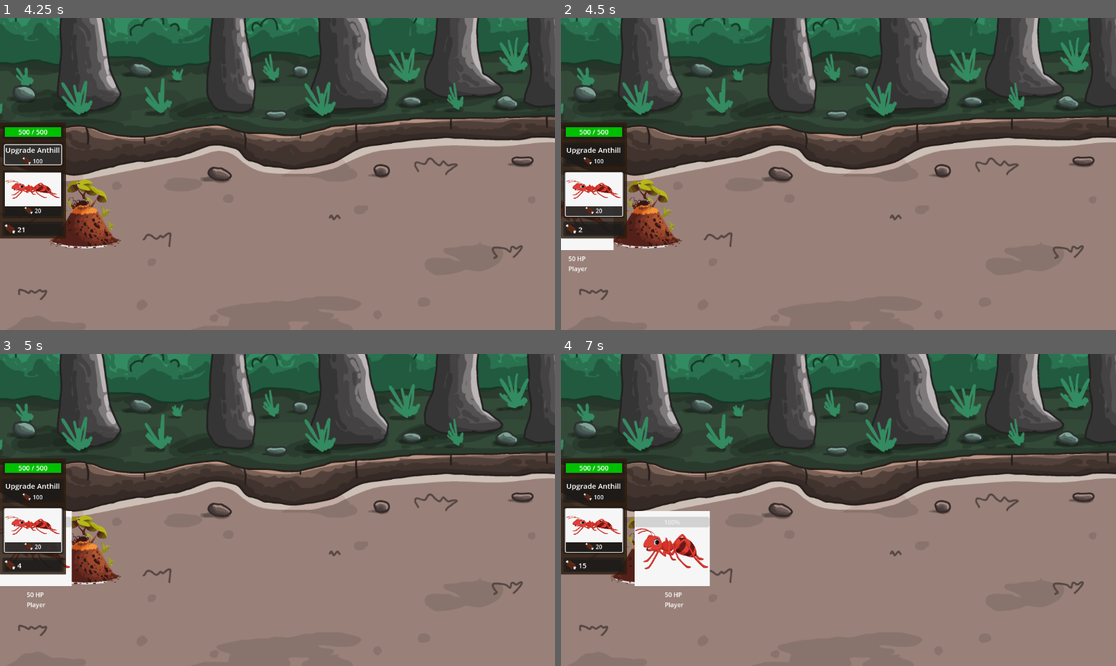
Above: before the commit, frames 1-4 (two rows, left to right).
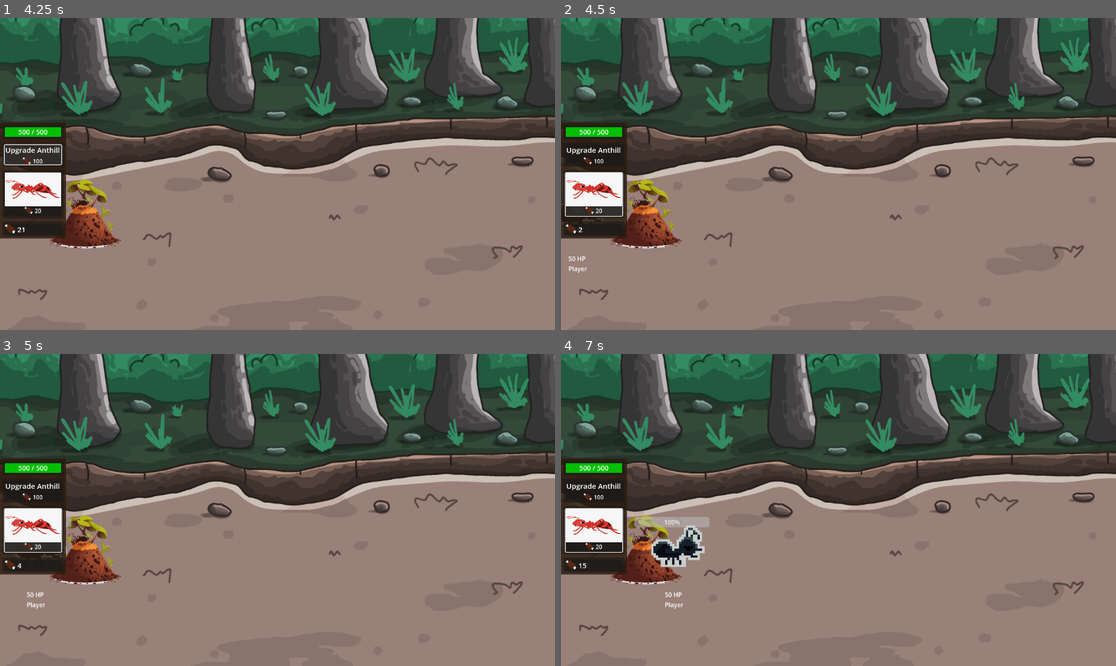
Above: after the commit, the same moments.

Repository: NMSU-Digital-Game-Design/game-jam-4-ant-game
Game: Godot game, scene res://Scenes/main.tscn
Two runs of this game, one before a commit and one after it. Both use one fixed random seed, a clock stepped at 60 frames per second and the inputs below.
Inputs (mouse positions are in pixels of both pictures, inside the frame that each line leads up to):
- Up to frame 1 (4.25 s): click (33, 155) at 0.5 s; click (33, 195) at 1.25 s; click (33, 155) at 2 s; click (33, 195) at 2.75 s; click (33, 155) at 3.5 s
- Up to frame 2 (4.5 s): click (594, 195) at 4.25 s
- Up to frame 3 (5 s): no input
- Up to frame 4 (7 s): move the mouse to (960, 494) at 5.02 s; click (960, 494) at 5.17 s; drag from (727, 525) to (810, 572) at 5.77 s; move the mouse to (894, 441) at 6.52 s; click (894, 441) at 6.67 s

Frame 1 is identical in both runs. In frame 2, 0.4% of the frame differs, in the area x 0-10%, y 59-75%; in frame 3, 0.8%; in frame 4, 3.3%, in the area x 13-27%, y 50-75%.

Commit message:
Added ant animations/sprites

Diff:
--- a/Scenes/Ant.tscn
+++ b/Scenes/Ant.tscn
@@ -1,22 +1,310 @@
-[gd_scene load_steps=5 format=3 uid="uid://2lp7g00o514q"]
+[gd_scene load_steps=47 format=3 uid="uid://2lp7g00o514q"]
 
 [ext_resource type="Script" uid="uid://dqwlb5gtt05ev" path="res://Scripts/Ant.gd" id="1_7lpof"]
-[ext_resource type="Texture2D" uid="uid://dq1sxe6ouphso" path="res://Assets/ant.jpg" id="2_0aatc"]
+[ext_resource type="Texture2D" uid="uid://cv8np8n7tkt3c" path="res://Assets/enemyantwalk.png" id="2_0aatc"]
+[ext_resource type="Texture2D" uid="uid://p4vgaphf1cn2" path="res://Assets/antwalk.png" id="2_7lpof"]
+[ext_resource type="Texture2D" uid="uid://o0kxgu4jq5rl" path="res://Assets/enemyantattack.png" id="2_72js2"]
+[ext_resource type="Texture2D" uid="uid://bon0uhsujffmu" path="res://Assets/antattack.png" id="3_c1ub6"]
 
 [sub_resource type="RectangleShape2D" id="RectangleShape2D_ruxgy"]
 size = Vector2(194.5, 110.5)
 
 [sub_resource type="CircleShape2D" id="CircleShape2D_7lpof"]
 radius = 61.0737
+
+[sub_resource type="AtlasTexture" id="AtlasTexture_gv187"]
+atlas = ExtResource("2_72js2")
+region = Rect2(0, 0, 320, 320)
+
+[sub_resource type="AtlasTexture" id="AtlasTexture_qsfox"]
+atlas = ExtResource("2_72js2")
+region = Rect2(320, 0, 320, 320)
+
+[sub_resource type="AtlasTexture" id="AtlasTexture_8v34l"]
+atlas = ExtResource("2_72js2")
+region = Rect2(640, 0, 320, 320)
+
+[sub_resource type="AtlasTexture" id="AtlasTexture_bxffp"]
+atlas = ExtResource("2_72js2")
+region = Rect2(960, 0, 320, 320)
+
+[sub_resource type="AtlasTexture" id="AtlasTexture_k2arf"]
+atlas = ExtResource("2_72js2")
+region = Rect2(1280, 0, 320, 320)
+
+[sub_resource type="AtlasTexture" id="AtlasTexture_qil68"]
+atlas = ExtResource("2_72js2")
+region = Rect2(1600, 0, 320, 320)
+
+[sub_resource type="AtlasTexture" id="AtlasTexture_d8ink"]
+atlas = ExtResource("2_72js2")
+region = Rect2(1920, 0, 320, 320)
+
+[sub_resource type="AtlasTexture" id="AtlasTexture_p7tjm"]
+atlas = ExtResource("2_72js2")
+region = Rect2(2240, 0, 320, 320)
+
+[sub_resource type="AtlasTexture" id="AtlasTexture_2jgpk"]
+atlas = ExtResource("2_72js2")
+region = Rect2(2560, 0, 320, 320)
+
+[sub_resource type="AtlasTexture" id="AtlasTexture_3tqyi"]
+atlas = ExtResource("2_72js2")
+region = Rect2(2880, 0, 320, 320)
+
+[sub_resource type="AtlasTexture" id="AtlasTexture_c3os4"]
+atlas = ExtResource("2_72js2")
+region = Rect2(3200, 0, 320, 320)
+
+[sub_resource type="AtlasTexture" id="AtlasTexture_17jc0"]
+atlas = ExtResource("3_c1ub6")
+region = Rect2(0, 0, 320, 320)
+
+[sub_resource type="AtlasTexture" id="AtlasTexture_56kfh"]
+atlas = ExtResource("3_c1ub6")
+region = Rect2(320, 0, 320, 320)
+
+[sub_resource type="AtlasTexture" id="AtlasTexture_p2ekd"]
+atlas = ExtResource("3_c1ub6")
+region = Rect2(640, 0, 320, 320)
+
+[sub_resource type="AtlasTexture" id="AtlasTexture_phg5s"]
+atlas = ExtResource("3_c1ub6")
+region = Rect2(960, 0, 320, 320)
+
+[sub_resource type="AtlasTexture" id="AtlasTexture_dr3v5"]
+atlas = ExtResource("3_c1ub6")
+region = Rect2(1280, 0, 320, 320)
+
+[sub_resource type="AtlasTexture" id="AtlasTexture_ebiye"]
+atlas = ExtResource("3_c1ub6")
+region = Rect2(1600, 0, 320, 320)
+
+[sub_resource type="AtlasTexture" id="AtlasTexture_a3hjn"]
+atlas = ExtResource("3_c1ub6")
+region = Rect2(1920, 0, 320, 320)
+
+[sub_resource type="AtlasTexture" id="AtlasTexture_qqely"]
+atlas = ExtResource("3_c1ub6")
+region = Rect2(2240, 0, 320, 320)
+
+[sub_resource type="AtlasTexture" id="AtlasTexture_b212x"]
+atlas = ExtResource("3_c1ub6")
+region = Rect2(2560, 0, 320, 320)
+
+[sub_resource type="AtlasTexture" id="AtlasTexture_pmxhg"]
+atlas = ExtResource("3_c1ub6")
+region = Rect2(2880, 0, 320, 320)
+
+[sub_resource type="AtlasTexture" id="AtlasTexture_3atqw"]
+atlas = ExtResource("3_c1ub6")
+region = Rect2(3200, 0, 320, 320)
+
+[sub_resource type="AtlasTexture" id="AtlasTexture_0aatc"]
+atlas = ExtResource("2_0aatc")
+region = Rect2(0, 0, 320, 320)
+
+[sub_resource type="AtlasTexture" id="AtlasTexture_ruxgy"]
+atlas = ExtResource("2_0aatc")
+region = Rect2(320, 0, 320, 320)
+
+[sub_resource type="AtlasTexture" id="AtlasTexture_72js2"]
+atlas = ExtResource("2_0aatc")
+region = Rect2(640, 0, 320, 320)
+
+[sub_resource type="AtlasTexture" id="AtlasTexture_c1ub6"]
+atlas = ExtResource("2_0aatc")
+region = Rect2(960, 0, 320, 320)
+
+[sub_resource type="AtlasTexture" id="AtlasTexture_srs4y"]
+atlas = ExtResource("2_0aatc")
+region = Rect2(1280, 0, 320, 320)
+
+[sub_resource type="AtlasTexture" id="AtlasTexture_rrrr0"]
+atlas = ExtResource("2_0aatc")
+region = Rect2(1600, 0, 320, 320)
+
+[sub_resource type="AtlasTexture" id="AtlasTexture_kxs0c"]
+atlas = ExtResource("2_0aatc")
+region = Rect2(1920, 0, 320, 320)
+
+[sub_resource type="AtlasTexture" id="AtlasTexture_twvmr"]
+atlas = ExtResource("2_0aatc")
+region = Rect2(2240, 0, 320, 320)
+
+[sub_resource type="AtlasTexture" id="AtlasTexture_bcbg1"]
+atlas = ExtResource("2_7lpof")
+region = Rect2(0, 0, 320, 320)
+
+[sub_resource type="AtlasTexture" id="AtlasTexture_dr5yy"]
+atlas = ExtResource("2_7lpof")
+region = Rect2(320, 0, 320, 320)
+
+[sub_resource type="AtlasTexture" id="AtlasTexture_ps40g"]
+atlas = ExtResource("2_7lpof")
+region = Rect2(640, 0, 320, 320)
+
+[sub_resource type="AtlasTexture" id="AtlasTexture_wpw6s"]
+atlas = ExtResource("2_7lpof")
+region = Rect2(960, 0, 320, 320)
+
+[sub_resource type="AtlasTexture" id="AtlasTexture_w00of"]
+atlas = ExtResource("2_7lpof")
+region = Rect2(1280, 0, 320, 320)
+
+[sub_resource type="AtlasTexture" id="AtlasTexture_cbuwx"]
+atlas = ExtResource("2_7lpof")
+region = Rect2(1600, 0, 320, 320)
+
+[sub_resource type="AtlasTexture" id="AtlasTexture_0lgjj"]
+atlas = ExtResource("2_7lpof")
+region = Rect2(1920, 0, 320, 320)
+
+[sub_resource type="AtlasTexture" id="AtlasTexture_djtbk"]
+atlas = ExtResource("2_7lpof")
+region = Rect2(2240, 0, 320, 320)
+
+[sub_resource type="SpriteFrames" id="SpriteFrames_gv187"]
+animations = [{
+"frames": [{
+"duration": 1.0,
+"texture": SubResource("AtlasTexture_gv187")
+}, {
+"duration": 1.0,
+"texture": SubResource("AtlasTexture_qsfox")
+}, {
+"duration": 1.0,
+"texture": SubResource("AtlasTexture_8v34l")
+}, {
+"duration": 1.0,
+"texture": SubResource("AtlasTexture_bxffp")
+}, {
+"duration": 1.0,
+"texture": SubResource("AtlasTexture_k2arf")
+}, {
+"duration": 1.0,
+"texture": SubResource("AtlasTexture_qil68")
+}, {
+"duration": 1.0,
+"texture": SubResource("AtlasTexture_d8ink")
+}, {
+"duration": 1.0,
+"texture": SubResource("AtlasTexture_p7tjm")
+}, {
+"duration": 1.0,
+"texture": SubResource("AtlasTexture_2jgpk")
+}, {
+"duration": 1.0,
+"texture": SubResource("AtlasTexture_3tqyi")
+}, {
+"duration": 1.0,
+"texture": SubResource("AtlasTexture_c3os4")
+}],
+"loop": false,
+"name": &"attack_enemy",
+"speed": 5.0
+}, {
+"frames": [{
+"duration": 1.0,
+"texture": SubResource("AtlasTexture_17jc0")
+}, {
+"duration": 1.0,
+"texture": SubResource("AtlasTexture_56kfh")
+}, {
+"duration": 1.0,
+"texture": SubResource("AtlasTexture_p2ekd")
+}, {
+"duration": 1.0,
+"texture": SubResource("AtlasTexture_phg5s")
+}, {
+"duration": 1.0,
+"texture": SubResource("AtlasTexture_dr3v5")
+}, {
+"duration": 1.0,
+"texture": SubResource("AtlasTexture_ebiye")
+}, {
+"duration": 1.0,
+"texture": SubResource("AtlasTexture_a3hjn")
+}, {
+"duration": 1.0,
+"texture": SubResource("AtlasTexture_qqely")
+}, {
+"duration": 1.0,
+"texture": SubResource("AtlasTexture_b212x")
+}, {
+"duration": 1.0,
+"texture": SubResource("AtlasTexture_pmxhg")
+}, {
+"duration": 1.0,
+"texture": SubResource("AtlasTexture_3atqw")
+}],
+"loop": false,
+"name": &"attack_player",
+"speed": 5.0
+}, {
+"frames": [{
+"duration": 1.0,
+"texture": SubResource("AtlasTexture_0aatc")
+}, {
+"duration": 1.0,
+"texture": SubResource("AtlasTexture_ruxgy")
+}, {
+"duration": 1.0,
+"texture": SubResource("AtlasTexture_72js2")
+}, {
+"duration": 1.0,
+"texture": SubResource("AtlasTexture_c1ub6")
+}, {
+"duration": 1.0,
+"texture": SubResource("AtlasTexture_srs4y")
+}, {
+"duration": 1.0,
+"texture": SubResource("AtlasTexture_rrrr0")
+}, {
+"duration": 1.0,
+"texture": SubResource("AtlasTexture_kxs0c")
+}, {
+"duration": 1.0,
+"texture": SubResource("AtlasTexture_twvmr")
+}],
+"loop": true,
+"name": &"walk_enemy",
+"speed": 5.0
+}, {
+"frames": [{
+"duration": 1.0,
+"texture": SubResource("AtlasTexture_bcbg1")
+}, {
+"duration": 1.0,
+"texture": SubResource("AtlasTexture_dr5yy")
+}, {
+"duration": 1.0,
+"texture": SubResource("AtlasTexture_ps40g")
+}, {
+"duration": 1.0,
+"texture": SubResource("AtlasTexture_wpw6s")
+}, {
+"duration": 1.0,
+"texture": SubResource("AtlasTexture_w00of")
+}, {
+"duration": 1.0,
+"texture": SubResource("AtlasTexture_cbuwx")
+}, {
+"duration": 1.0,
+"texture": SubResource("AtlasTexture_0lgjj")
+}, {
+"duration": 1.0,
+"texture": SubResource("AtlasTexture_djtbk")
+}],
+"loop": true,
+"name": &"walk_player",
+"speed": 5.0
+}]
 
 [node name="Ant" type="CharacterBody2D"]
 collision_layer = 2
 collision_mask = 2
 script = ExtResource("1_7lpof")
-
-[node name="Sprite2D" type="Sprite2D" parent="."]
-scale = Vector2(0.3, 0.3)
-texture = ExtResource("2_0aatc")
 
 [node name="HealthBar" type="ProgressBar" parent="."]
 offset_left = -98.0
@@ -44,3 +332,9 @@
 offset_right = 21.0
 offset_bottom = 131.0
 metadata/_edit_use_anchors_ = true
+
+[node name="AnimatedSprite2D" type="AnimatedSprite2D" parent="."]
+scale = Vector2(0.6, 0.6)
+sprite_frames = SubResource("SpriteFrames_gv187")
+animation = &"attack_player"
+speed_scale = 3.0
--- a/Scripts/Ant.gd
+++ b/Scripts/Ant.gd
@@ -23,8 +23,14 @@
 @onready var attack_shape: CollisionShape2D = $AttackArea/AttackCollisionShape2D
 @onready var health_bar: ProgressBar = $HealthBar
 @onready var debug_label: Label = $DebugLabel
+@onready var anim: AnimatedSprite2D = $AnimatedSprite2D
+
+func play_animation(name: String):
+	if anim.animation != name:
+		anim.play(name)
 
 func _ready():
+	_play_team_animation()
 	# Set movement direction based on team
 	direction = 1.0 if team == Team.PLAYER else -1.0
 
@@ -55,7 +61,7 @@
 	# Optional: flip sprite to face correct direction
 	if has_node("Sprite2D"):
 		$Sprite2D.flip_h = (team == Team.ENEMY)
-
+	anim.animation_finished.connect(_on_animation_finished)
 	update_debug_label()
 
 func _physics_process(_delta):
@@ -77,17 +83,22 @@
 	targets_in_range.erase(body)
 
 func attack_nearest_target():
-	if targets_in_range.is_empty(): return
+	if targets_in_range.is_empty():
+		return
 
 	var nearest = targets_in_range[0]
 	for target in targets_in_range:
 		if global_position.distance_to(target.global_position) < global_position.distance_to(nearest.global_position):
 			nearest = target
 
+	# Play the attack animation based on team
+	play_attack_animation()
+
 	if ant_type == "melee":
 		nearest.take_damage(damage)
 	elif ant_type == "ranged" and projectile_scene:
 		_shoot_projectile(nearest.global_position)
+
 
 func _shoot_projectile(target_pos: Vector2):
 	var proj = projectile_scene.instantiate()
@@ -113,3 +124,23 @@
 	if debug_label:
 		var team_name = "Player" if team == Team.PLAYER else "Enemy"
 		debug_label.text = "%d HP\n%s" % [health, team_name]
+
+func _play_team_animation():
+	var anim := $AnimatedSprite2D
+	if team == Team.PLAYER:
+		anim.play("walk_player")
+	else:
+		anim.play("walk_enemy")
+
+	anim.flip_h = (team == Team.ENEMY)
+
+func play_attack_animation():
+	if team == Team.PLAYER:
+		anim.play("attack_player")
+	else:
+		anim.play("attack_enemy")
+
+func _on_animation_finished():
+	# If the attack animation finished, go back to walking
+	if anim.animation.begins_with("attack"):
+		_play_team_animation()
Binary file added: Assets/antattack.png
Not shown, added: Assets/antattack.png.import
Binary file added: Assets/antwalk.png
Not shown, added: Assets/antwalk.png.import
Binary file added: Assets/enemyantattack.png
Not shown, added: Assets/enemyantattack.png.import
Binary file added: Assets/enemyantwalk.png
Not shown, added: Assets/enemyantwalk.png.import
